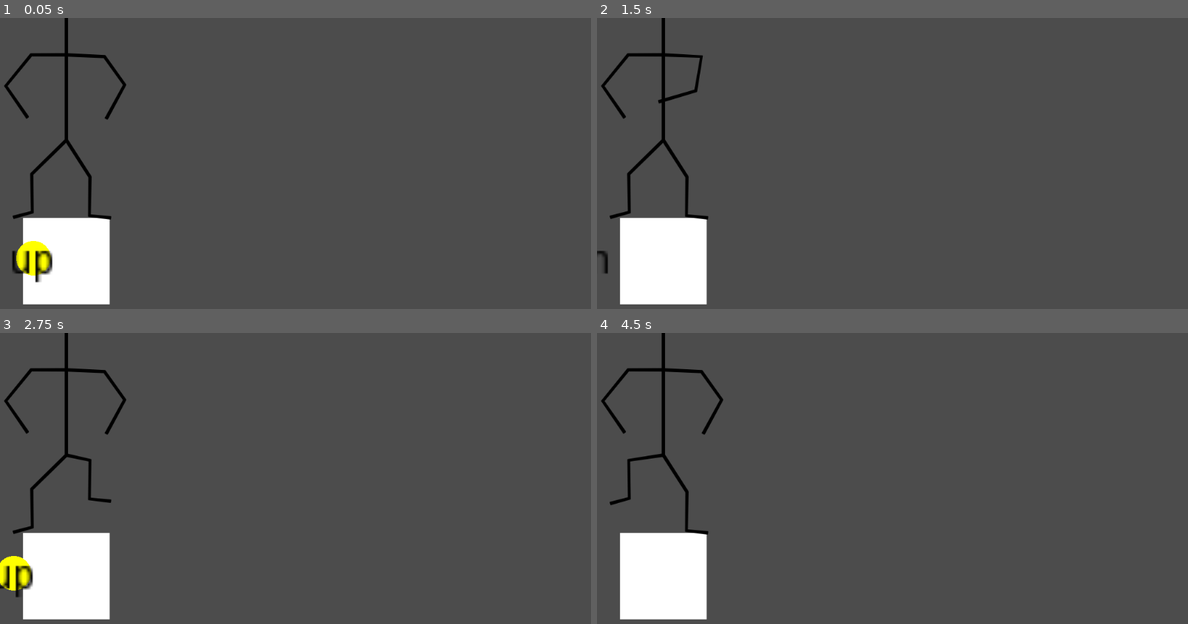
Above: before the commit, frames 1-4 (two rows, left to right).
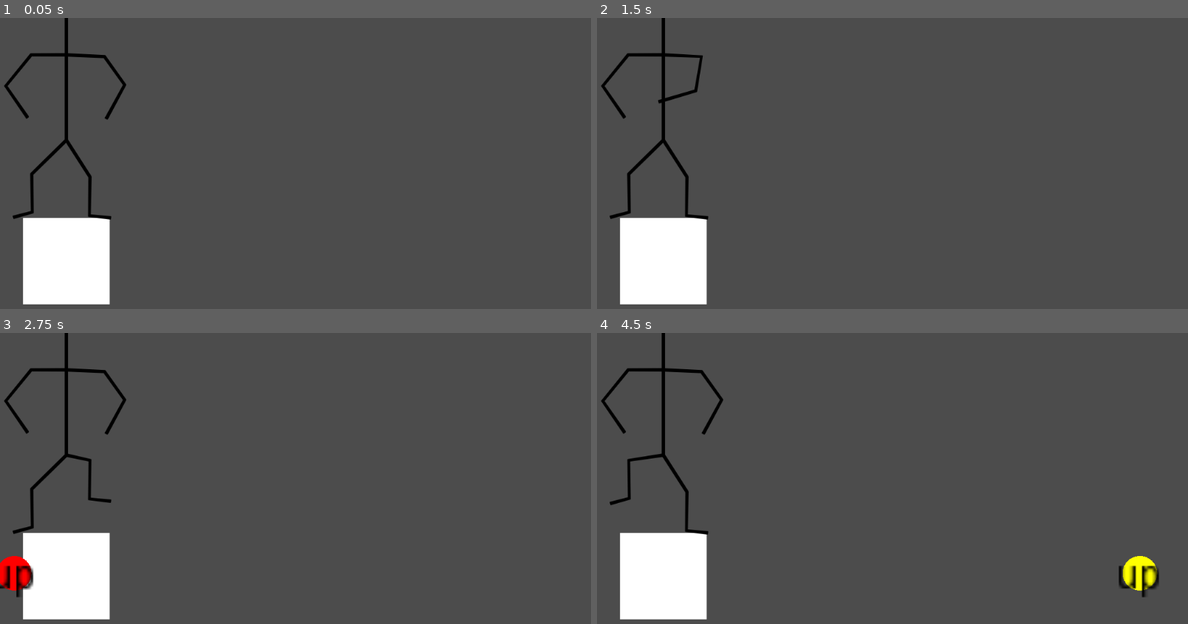
Above: after the commit, the same moments.

Repository: doctor-g/LD52
Game: Godot game, scene res://Game/Game.tscn
Two runs of this game, one before a commit and one after it. Both use one fixed random seed, a clock stepped at 60 frames per second and the inputs below. The project has no main scene, so this scene is started directly. Sound files missing from this copy of the repository are replaced by a short silence.
Inputs:
- Up to frame 1 (0.05 s): no input
- Up to frame 2 (1.5 s): hold Right (ui_right) 0.53-1.28 s; hold Down (ui_down) from 1.28 s (still down)
- Up to frame 3 (2.75 s): release Down (ui_down) at 2.03 s; hold Right (ui_right) from 2.03 s (still down)
- Up to frame 4 (4.5 s): release Right (ui_right) at 2.78 s; hold Up (ui_up) 2.78-3.53 s; hold Left (ui_left) from 3.53 s (still down)

The runs differ from the first frame. In frame 1, 0.7% of the frame differs, in the area x 2-9%, y 76-91%; in frame 2, less than 0.1%; in frame 3, 0.5%; in frame 4, 0.7%.

Commit message:
Include a one-measure lead-in

Diff:
--- a/project/Game/Game.gd
+++ b/project/Game/Game.gd
@@ -18,9 +18,6 @@
 # Beats per MEASURE
 export var beats_per_measure := 4
 
-# Time before the song starts in ms
-export var lead_in_time := 1000
-
 # The list of rhythm target events.
 # Created by the _ready() function.
 var _events := []
@@ -33,6 +30,10 @@
 
 	var seconds_per_beat := 1.0 / tempo * 60
 	print("Seconds per beat: " + str(seconds_per_beat))
+
+	# The duration of one measure in milliseconds
+	var lead_in_duration := beats_per_measure * seconds_per_beat * 1000
+	print("lead in duration " + str(lead_in_duration))
 
 	for datum in DATA:
 		var measure : int = datum[0]
@@ -50,11 +51,12 @@
 		_events.append(event)
 
 		var target = _RhythmTarget.instance()
-		target.position = Vector2(event.time, 0)
+		target.position = Vector2(event.time + lead_in_duration, 0)
 		target.event = event
 		$TargetArea.add_child(target)
 
-	#yield(get_tree().create_timer(lead_in_time / 1000), "timeout")
+	# Wait the duration of one measure
+	yield(get_tree().create_timer(lead_in_duration / 1000), "timeout")
 	$AudioStreamPlayer.play()
 
 
